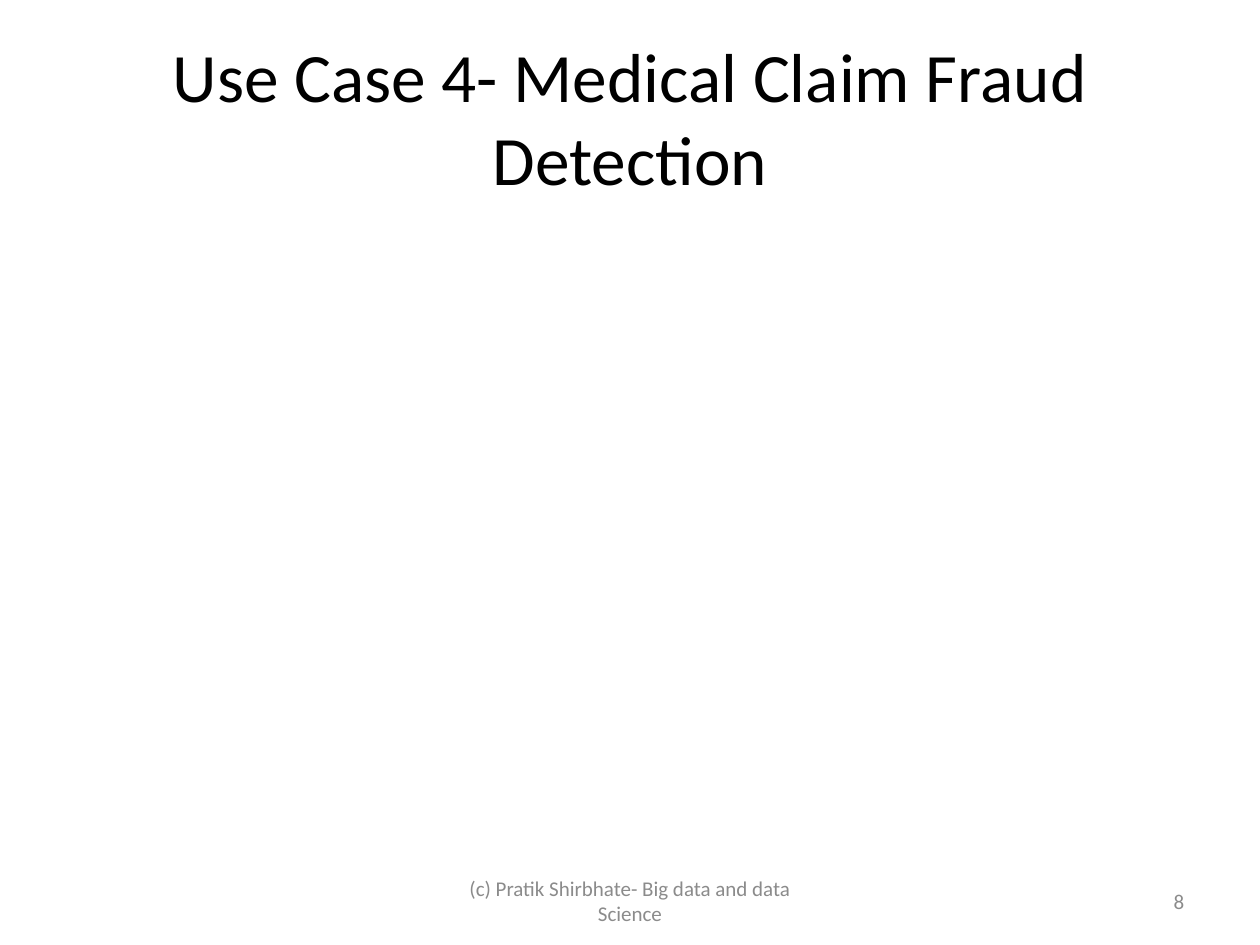
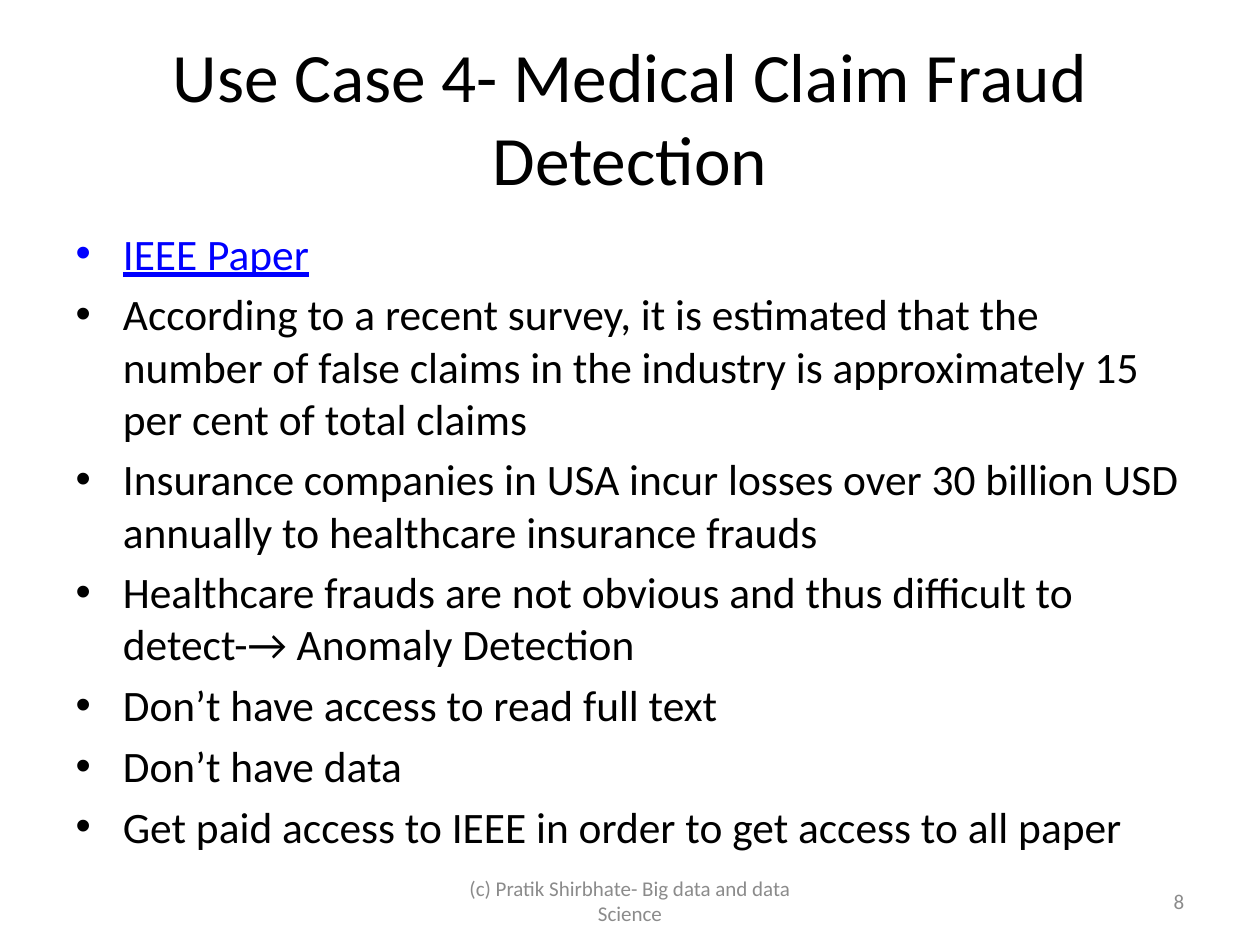
Before and after one commit to PRATIKSHIRBHATE/Cognizant, a slide deck: slide 8 of Humana-ML-Case Studies.pptx. Drawn at 1260x945 pixels with LibreOffice and Linux fonts; fonts in the diff are those of the drawing. Boxes give left, top, right and bottom in pixels: in the first picture for what was removed or moved away, otherwise in the second. Text is boxed around its words. In the diff, an @@ line names an element or a change of style, - is before the commit and + after.

Commit message:
Modified Slides of individual use cases
Added the links of the research papers relevant to use cases

```diff
--- a/Humana-ML-Case Studies.pptx
+++ b/Humana-ML-Case Studies.pptx
@@ text added at (123, 242, 1177, 851), 24.8 pt, text #000000 @@
+• IEEE Paper
+• According to a recent survey, it is estimated that the number of false claims in the industry is approximately 15 per cent of total claims
+• Insurance companies in USA incur losses over 30 billion USD annually to healthcare insurance frauds
+• Healthcare frauds are not obvious and thus difficult to detect-→ Anomaly Detection
+• Don’t have access to read full text
+• Don’t have data
+• Get paid access to IEEE in order to get access to all paper
```
Also in this commit, not shown: 3 other slides changed, 4 slides added.
